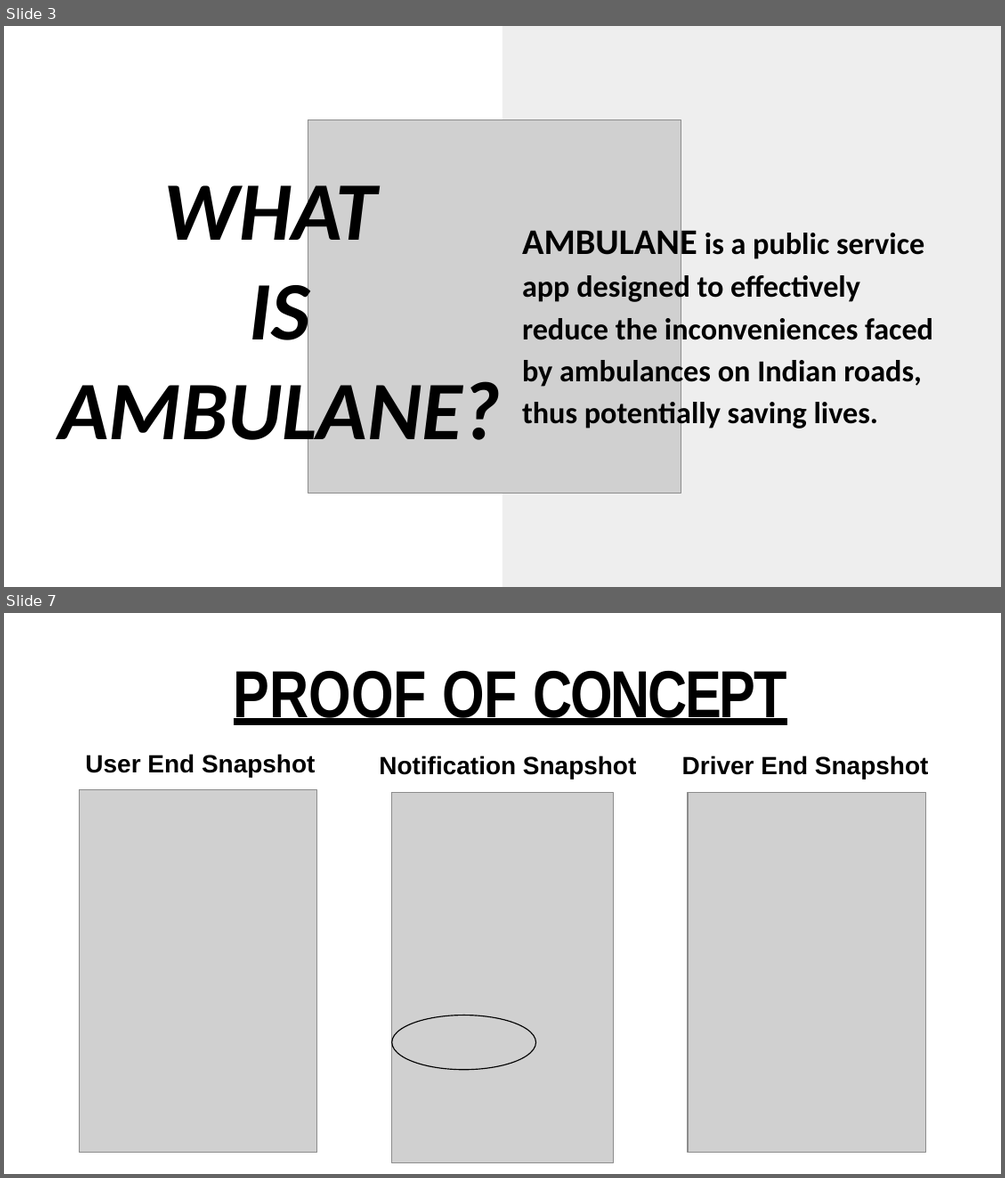
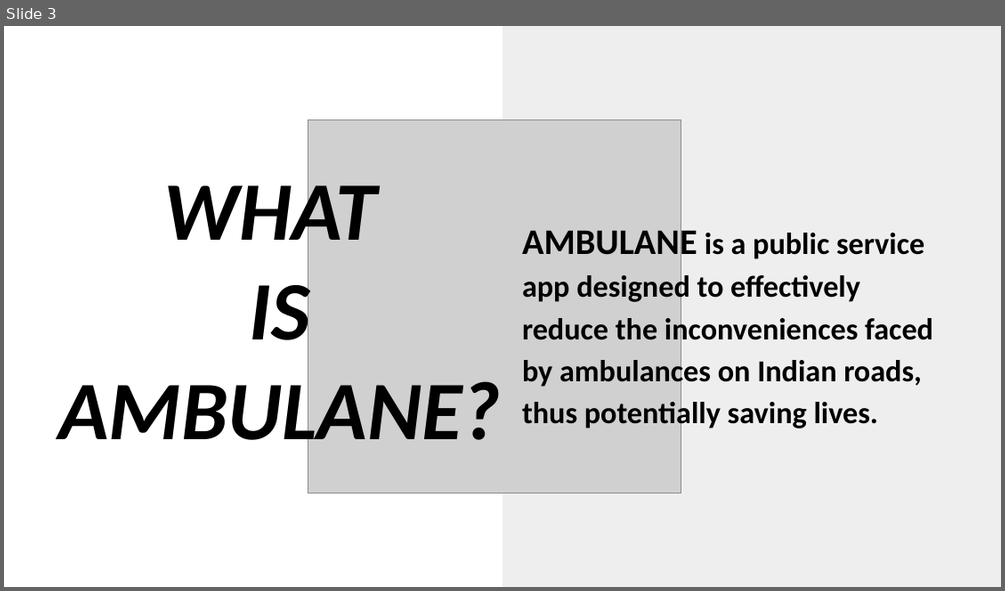
Before and after one commit to rajatagarwal457/Cisco-talent-outreach, a slide deck: Status report.pptx. Shown one above the other, each under a label of ours: slides 3 and 7 before the commit, slide 3 after it; the slides between them are not shown. The pictures are 1005x1178 and 1005x591 pixels, drawn with LibreOffice and Linux fonts; fonts in the diff are those of the drawing; grey boxes stand for pictures. Boxes give left, top, right and bottom in pixels: in the first picture for what was removed or moved away, otherwise in the second. Text is boxed around its words. In the diff, an @@ line names an element or a change of style, - is before the commit and + after.

```diff
--- a/Status report.pptx
+++ b/Status report.pptx
@@ slide 7 removed at bbox=[4, 613, 1001, 1174], background #FFFFFF @@
@@ title removed at bbox=[234, 671, 787, 725] @@
-PROOF OF CONCEPT
@@ text removed at bbox=[85, 754, 315, 778] @@
-User End Snapshot
@@ text removed at bbox=[379, 755, 636, 779] @@
-Notification Snapshot
@@ text removed at bbox=[682, 755, 928, 779] @@
-Driver End Snapshot
@@ picture removed at bbox=[79, 789, 317, 1152] @@
@@ picture removed at bbox=[392, 793, 613, 1162] @@
@@ picture removed at bbox=[688, 793, 926, 1152] @@
@@ ellipse removed at bbox=[392, 1014, 535, 1070] @@
```
Also in this commit, not shown: 4 slides changed, 2 slides added, 2 other slides removed, 3 other files.
